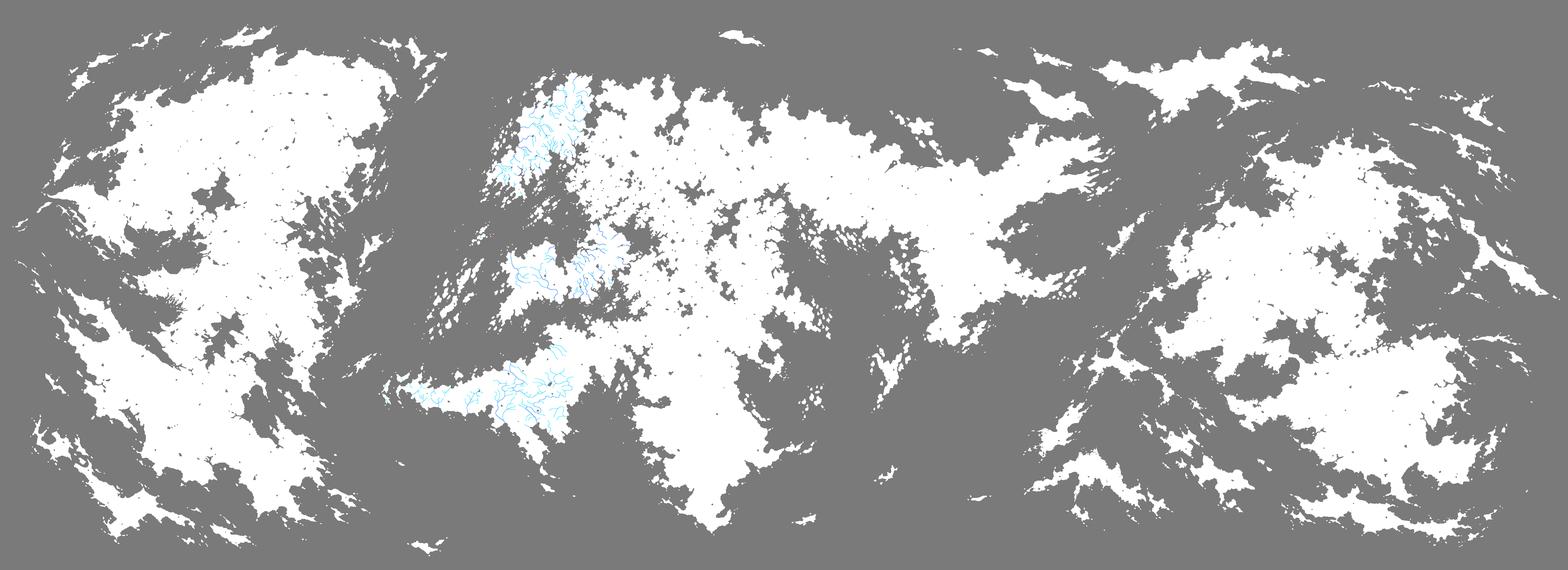
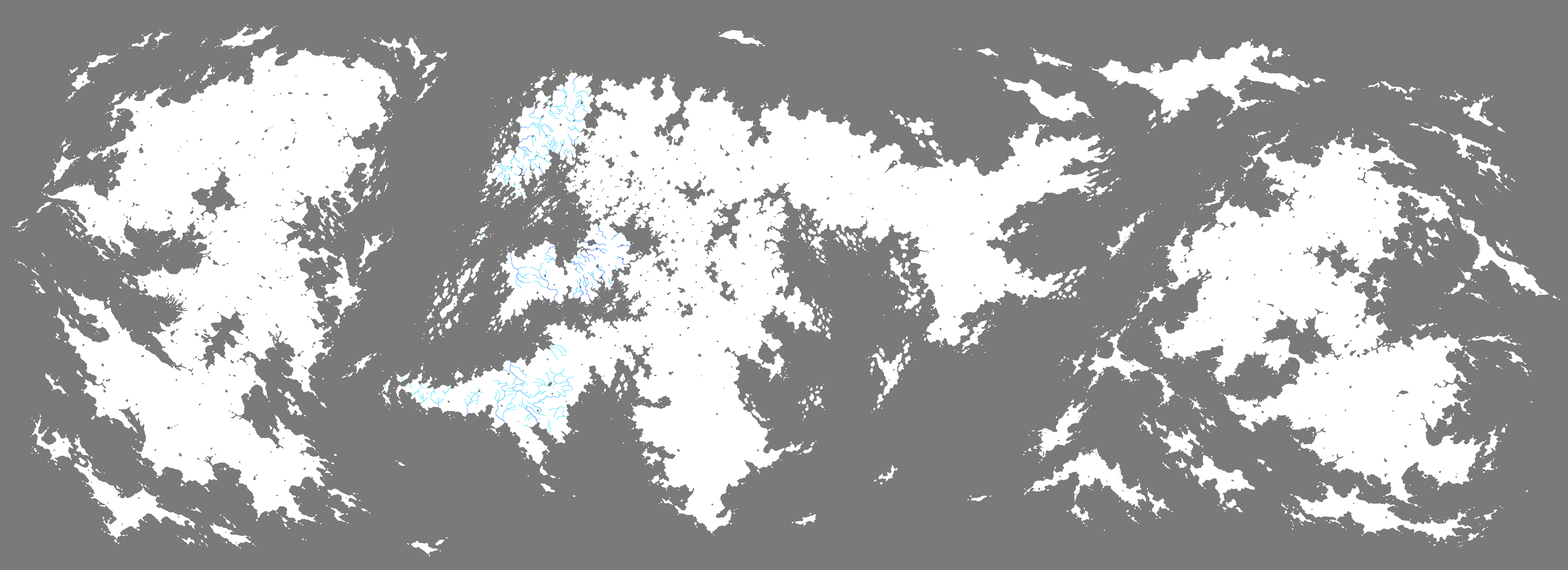
Layer changes from the first 1568×570 image to the second:
added layer "Layer #2" above "Layer #1" over [510, 225, 631, 303]
